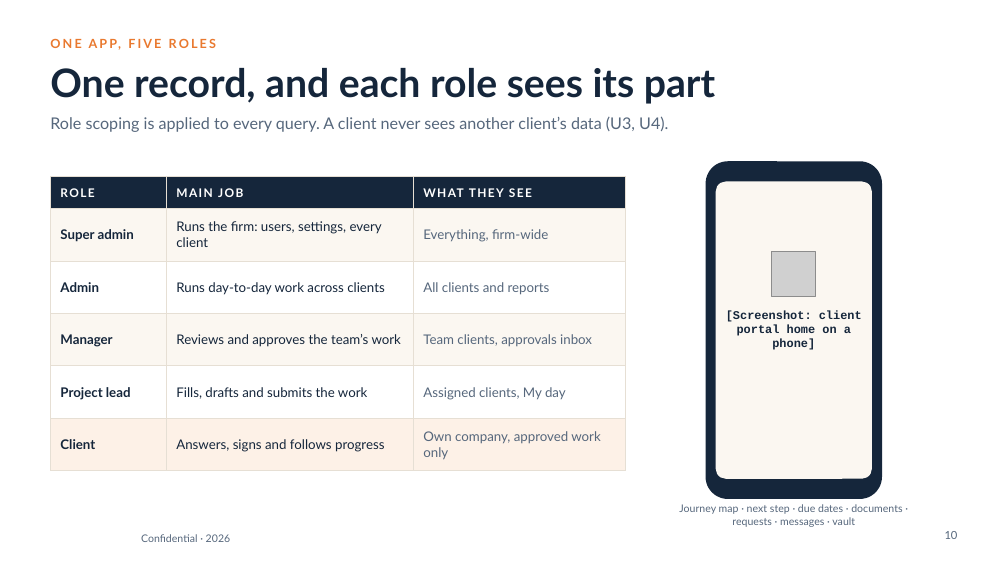
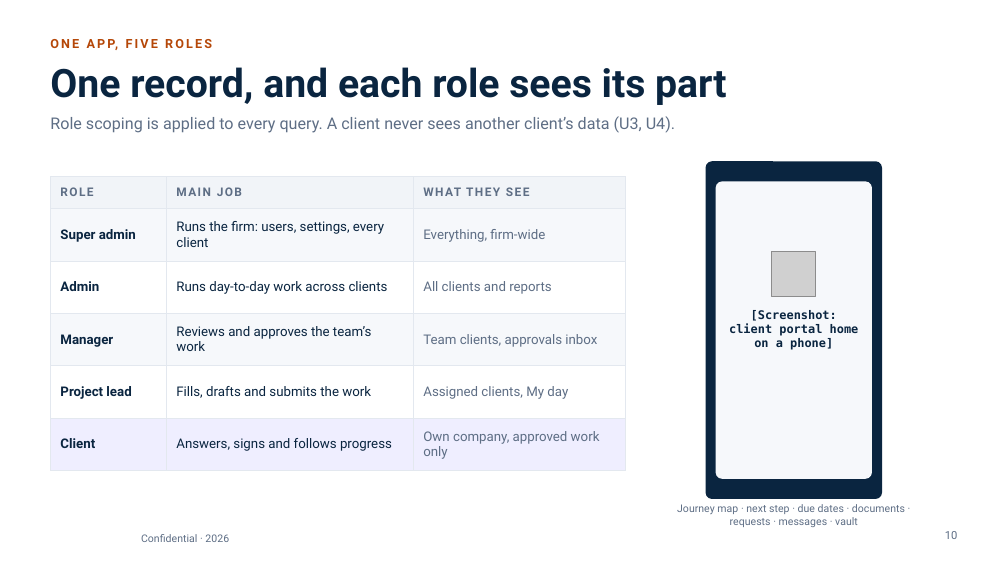
Before and after one commit to abdulfarhath7/vcfo_suite, a slide deck: slide 10 of docs/collateral/vcfo-suite/VCFO_Suite_Corporate_Deck.pptx. Drawn at 1008x567 pixels with LibreOffice and Linux fonts; fonts in the diff are those of the drawing; grey boxes stand for pictures; background and template pictures are left out. Boxes give left, top, right and bottom in pixels: in the first picture for what was removed or moved away, otherwise in the second. Text is boxed around its words. In the diff, an @@ line names an element or a change of style, - is before the commit and + after.

```diff
--- a/docs/collateral/vcfo-suite/VCFO_Suite_Corporate_Deck.pptx
+++ b/docs/collateral/vcfo-suite/VCFO_Suite_Corporate_Deck.pptx
@@ text "ONE APP, FIVE ROLES" at box(50, 36, 958, 56): font Lato to Roboto, text colour #E9792F to #B54708 @@
@@ title "One record, and each role ..." at box(50, 67, 727, 105): font Lato to Roboto, text colour #15263B to #0A2540 @@
@@ table at box(50, 176, 625, 463) @@
@@ fill #15263B to #F1F4F8 in row 1 @@
@@ fill #FBF7F1 to #F6F8FB in 6 cells @@
@@ fill #FDF1E7 to #EFEEFF in row 6 @@
@@ font Lato to Roboto @@
@@ text colour #FFFFFF to #5E6E85 in "ROLE", "MAIN JOB", "WHAT THEY SEE" @@
@@ text colour #15263B to #0A2540 in "Super admin", "Runs the firm: users, settings, every client", "Admin", "Runs day-to-day work across clients" and 6 more places @@
@@ text colour #56677C to #5E6E85 in "Everything, firm-wide", "All clients and reports", "Team clients, approvals inbox", "Assigned clients, My day" and 1 more places @@
@@ borders changed @@
@@ rounded rectangle at box(706, 161, 882, 499): fill #15263B to #0A2540; proportions changed @@
@@ rounded rectangle at box(716, 181, 872, 479): fill #FBF7F1 to #F6F8FB; proportions changed @@
@@ text "[Screenshot: client portal home on ..." at box(729, 310, 859, 350): font Courier New to DejaVu Sans Mono, text colour #15263B to #0A2540 @@
@@ font Lato to Roboto, text colour #56677C to #5E6E85 in 4 elements at box(50, 116, 675, 133), box(677, 504, 905, 527), box(945, 531, 958, 539), box(141, 534, 229, 542) @@
```
Also in this commit, not shown: 13 other slides changed, 13 other files.
